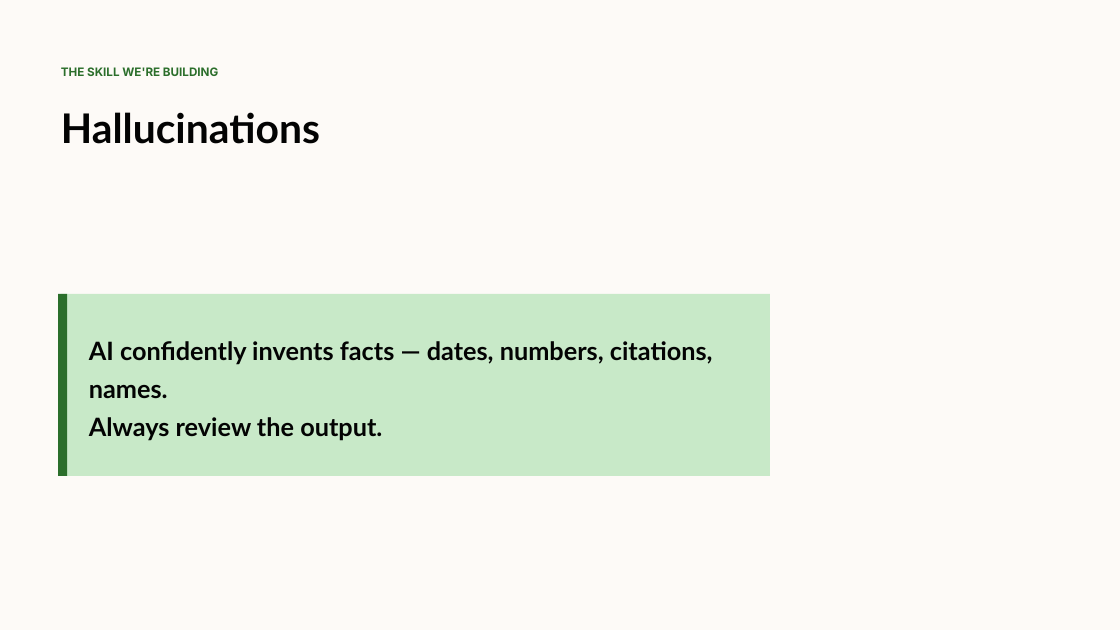
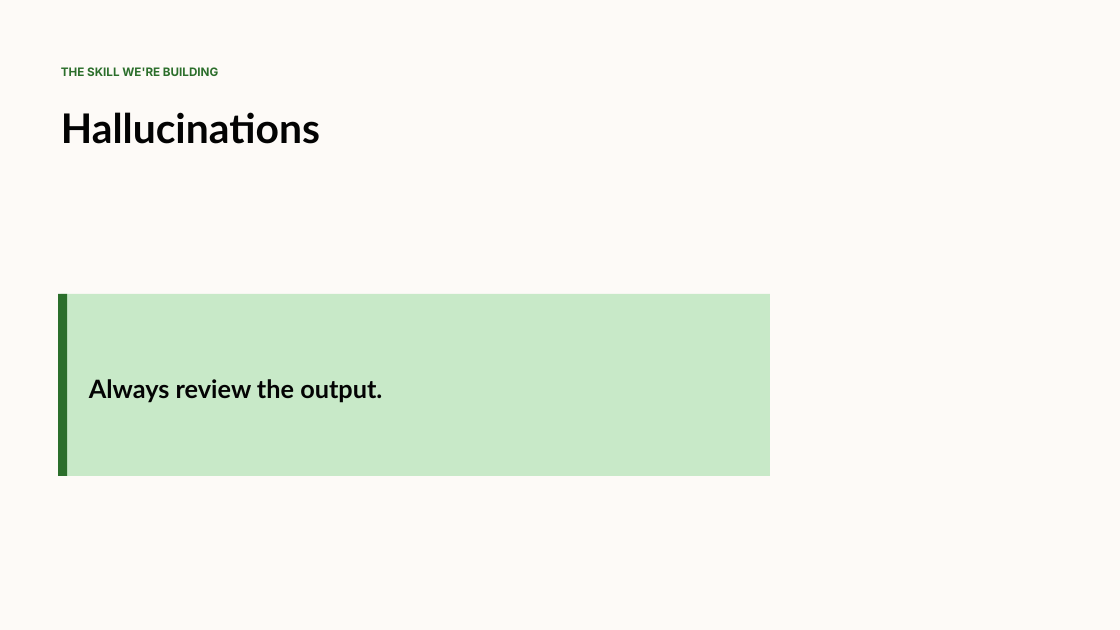
Before and after one commit to psun-jaycashman/cashman-ai-training, a slide deck: slide 3 of docs/video-scripts/slides/pptx/module-1/lesson-1-1-what-is-ai.pptx. Drawn at 1120x630 pixels with LibreOffice and Linux fonts; fonts in the diff are those of the drawing. Boxes give left, top, right and bottom in pixels: in the first picture for what was removed or moved away, otherwise in the second. Text is boxed around its words. In the diff, an @@ line names an element or a change of style, - is before the commit and + after.

```diff
--- a/docs/video-scripts/slides/pptx/module-1/lesson-1-1-what-is-ai.pptx
+++ b/docs/video-scripts/slides/pptx/module-1/lesson-1-1-what-is-ai.pptx
@@ text at (89, 341, 713, 399): paragraph removed @@
-AI confidently invents facts — dates, numbers, citations, names.
@@ text "Always review the output.": place and size @@
-text "Always review the output." at (89, 341, 713, 441)
+text "Always review the output." at (89, 379, 382, 403)
```
Also in this commit, not shown: 10 other files.
